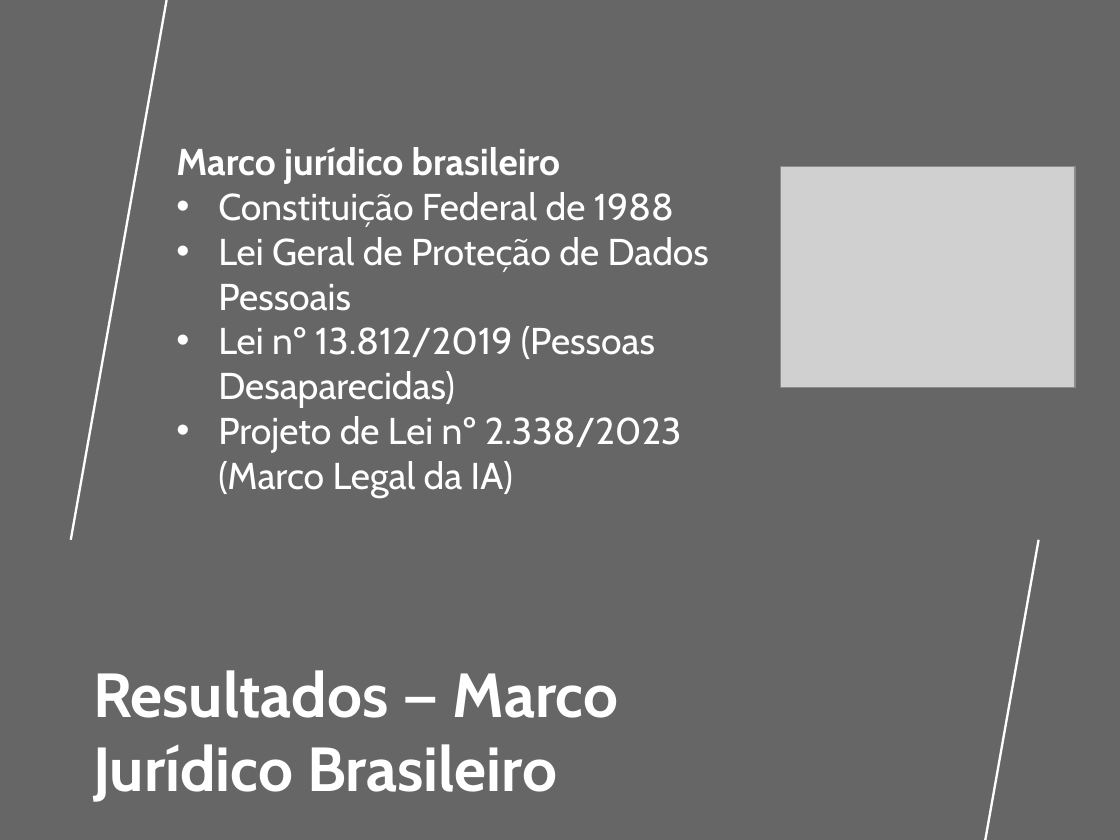
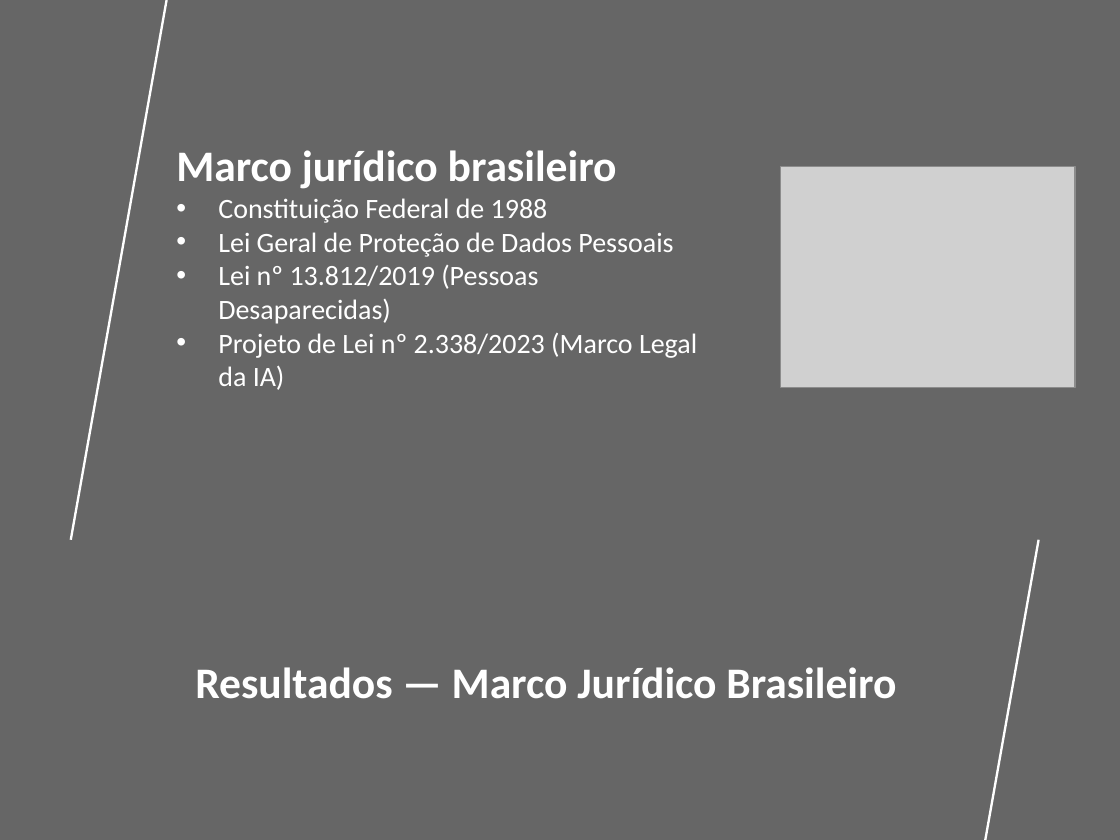
Before and after one commit to saxsoares/TCC-UNIVESP-2026, a slide deck: slide 17 of Apresentação TCC.pptx (slide 16 before the commit). Drawn at 1120x840 pixels with LibreOffice and Linux fonts; fonts in the diff are those of the drawing; grey boxes stand for pictures; background and template pictures are left out. Boxes give left, top, right and bottom in pixels: in the first picture for what was removed or moved away, otherwise in the second. Text is boxed around its words. In the diff, an @@ line names an element or a change of style, - is before the commit and + after.

```diff
--- a/Apresentação TCC.pptx
+++ b/Apresentação TCC.pptx
@@ text "Marco jurídico brasileiro" at [176, 150, 697, 390]: size 24 to 28 pt in "Marco jurídico brasileiro"; font Cabin to Calibri; size 24 to 18 pt in "Constituição Federal de 1988", "Lei Geral de Proteção de Dados Pessoais", "Lei nº 13.812/2019 (Pessoas Desaparecidas)", "Projeto de Lei nº 2.338/2023 (Marco Legal ..." @@
@@ title "Resultados — Marco Jurídico Brasileiro" at [195, 667, 896, 699]: size 40 to 28 pt, font Cabin to Calibri; alignment left to centre @@
```
Also in this commit, not shown: 17 other slides changed, 4 slides added, 3 slides removed, 2 other files.
